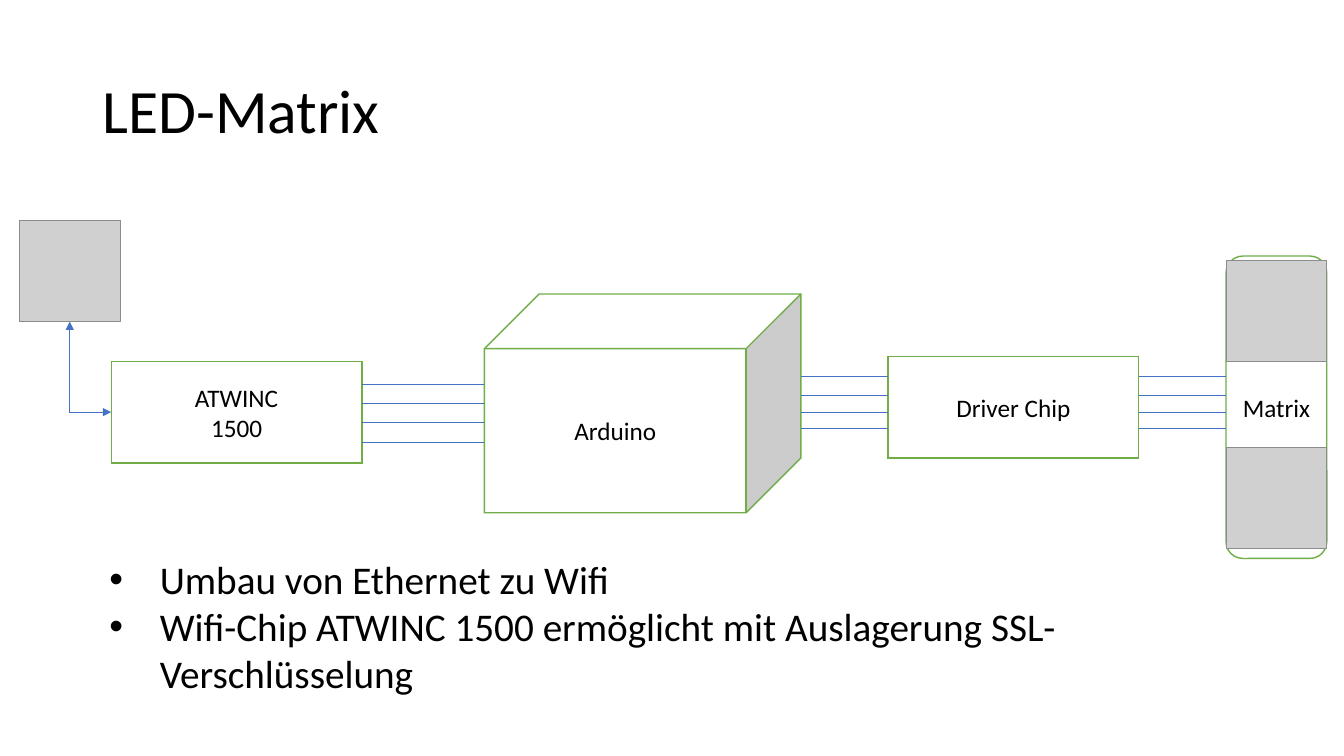
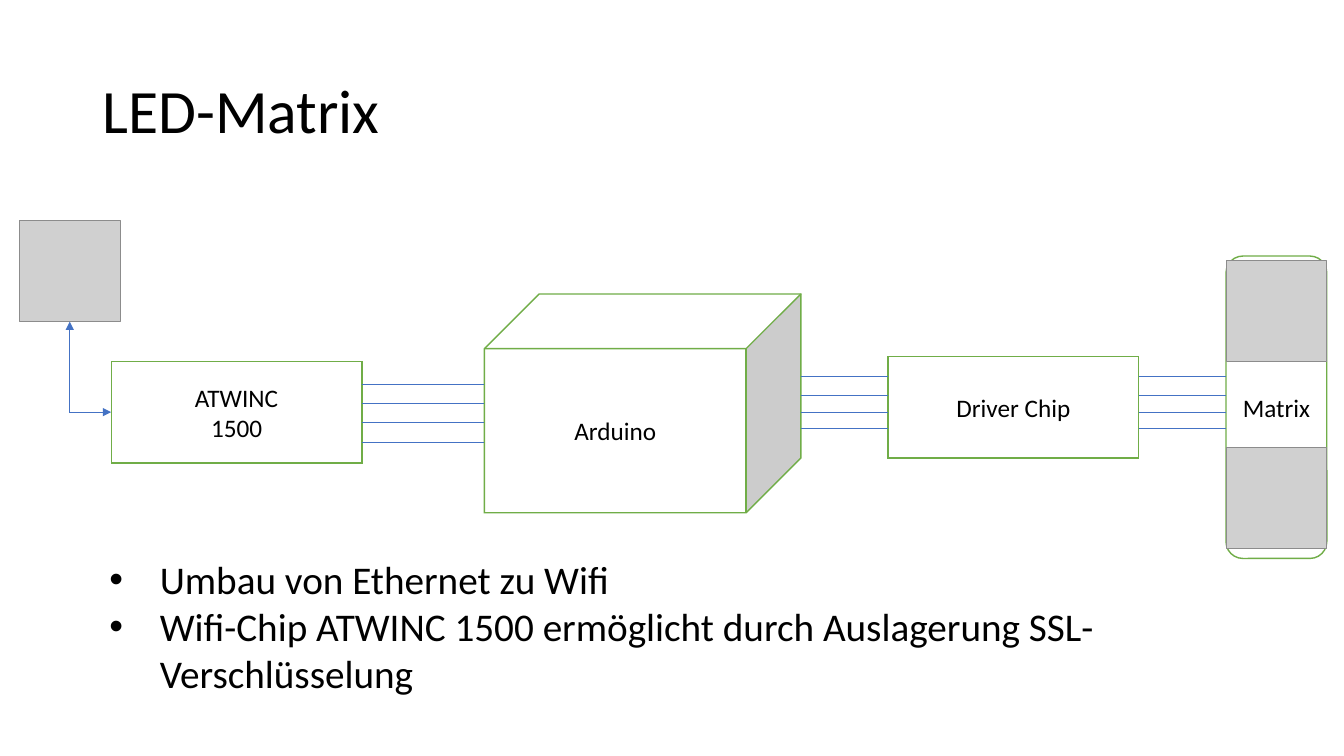
Before and after one commit to Xyren0/IoT_Wifi_Sniffing, a slide deck: slide 7 of phase3_pres.pptx (slide 6 before the commit). Drawn at 1344x756 pixels with LibreOffice and Linux fonts; fonts in the diff are those of the drawing; grey boxes stand for pictures. Boxes give left, top, right and bottom in pixels: in the first picture for what was removed or moved away, otherwise in the second. Text is boxed around its words. In the diff, an @@ line names an element or a change of style, - is before the commit and + after.

```diff
--- a/phase3_pres.pptx
+++ b/phase3_pres.pptx
@@ text at bbox=[160, 613, 1093, 695]: text changed @@
-• Wifi-Chip ATWINC 1500 ermöglicht mit Auslagerung SSL-Verschlüsselung
+• Wifi-Chip ATWINC 1500 ermöglicht durch Auslagerung SSL-Verschlüsselung
```
Also in this commit, not shown: 2 other slides changed, 3 slides added, 1 slide removed.
